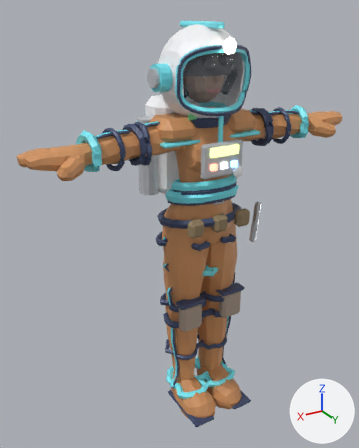
Renders of the glTF model assets/models/char_maya.glb from each side of a commit.
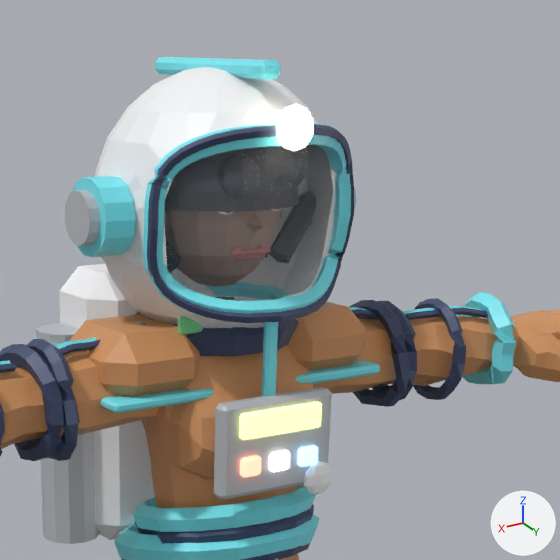
Each version is shown whole from a camera (50 mm lens) standing at (0.593, 0.919, 0.934) and looking at (0.034, -0.012, 0.468), then close up on the part from 35% to 90% of the width and 0% to 45% of the height. Lighting does not change. The marker at lower right points along +X, +Y and +Z. The older version's two pictures come first. Where no turn or scale is listed for an object, it has been applied to the vertices. Vertices at exactly the same position are counted once.

The older version as bpy lines, for what is in view:
```python
me_sphere = bpy.data.meshes.new('Sphere')
me_sphere.from_pydata(...)  # 400 vertices, 796 faces; spans x -0.091..0.091, y -0.079..0.104, z 0.711..0.909
me_sphere.materials.append(mat_maya_helm)  # white #f8f9fc
me_sphere_041 = bpy.data.meshes.new('Sphere.041')
me_sphere_041.from_pydata(...)  # a UV sphere (8 segments, 5 rings, poles along z) spanning x -0.0145..0.0145, y 0.1053..0.1255, z 0.8564..0.8868
me_sphere_041.materials.append(mat_lamp)  # pale yellow #fff9da, glowing pale yellow #fff9da
me_tube = bpy.data.meshes.new('tube')
me_tube.from_pydata(...)  # 280 vertices, 548 faces; spans x -0.109..0.109, y -0.056..0.112, z 0.74..0.913
me_tube.materials.append(mat_maya_trim)  # cyan #7cedf9
me_tube_001 = bpy.data.meshes.new('tube.001')
me_tube_001.from_pydata(...)  # 200 vertices, 400 faces; spans x -0.089..0.089, y 0.064..0.114, z 0.74..0.873
me_tube_001.materials.append(mat_dark)  # dark blue #3f4b6c
ob_head_dark = bpy.data.objects.new('Head_dark', me_tube_001)
ob_head_dark.location = (0.0, 0.0, 0.0)
ob_head_lamp = bpy.data.objects.new('Head_lamp', me_sphere_041)
ob_head_lamp.location = (0.0, 0.0, 0.0)
ob_head_maya_helm = bpy.data.objects.new('Head_maya_helm', me_sphere)
ob_head_maya_helm.location = (0.0, 0.0, 0.0)
ob_head_maya_trim = bpy.data.objects.new('Head_maya_trim', me_tube)
ob_head_maya_trim.location = (0.0, 0.0, 0.0)
# also in view: 'Chest_gray' at (0.0, 0.015, 0.63); 'LowerArm.R_dark' at (0.212, 0.029, 0.684); 'LowerArm.L_dark' at (-0.212, 0.029, 0.684); 'UpperArm.R_maya_suit' at (0.077, 0.028, 0.707); 'Chest_maya_trim' at (0.0, -0.007, 0.651)
```
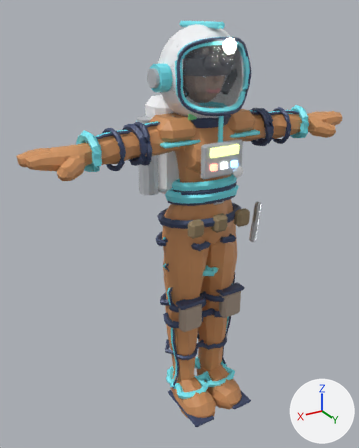
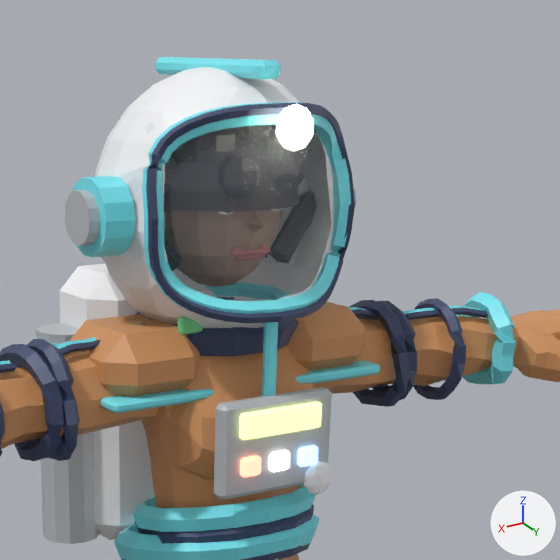
Location of each change, [x1, y1, x2, y2] in pixels of the close-ups (560 x 560 px; the box of a moved part takes in the faces that stretch with it):
'Head_maya_helm', reshaped
    before: [95, 67, 330, 328]
    after: [95, 67, 332, 328]
'Head_dark', reshaped (10% taller)
    before: [147, 124, 354, 323]
    after: [146, 103, 355, 323]
part 1 of me_tube_001, moved or reshaped
    before: [147, 124, 354, 316]
    after: [146, 103, 355, 315]
part 2 of me_sphere, moved or reshaped
    before: [124, 86, 330, 318]
    after: [124, 86, 332, 318]
part 3 of me_tube, moved or reshaped
    before: [143, 124, 351, 313]
    after: [142, 102, 351, 311]

Diff of the bpy script that builds the scene:
```diff
--- a/assets/models/char_maya.glb.py
+++ b/assets/models/char_maya.glb.py
@@ me_tube_001 @@
 # used by ob_head_dark; location = (0.0, 0.0, 0.0)
-me_tube_001.from_pydata(...)  # 200 vertices, 400 faces; spans x -0.089..0.089, y 0.064..0.114, z 0.74..0.873
+me_tube_001.from_pydata(...)  # 200 vertices, 400 faces; spans x -0.089..0.089, y 0.062..0.109, z 0.74..0.887
+# me_tube_001 part 1: 165 of 200 vertices moved; they spanned x -0.089..0.089, y 0.064..0.114, z 0.749..0.873 and now span x -0.089..0.089, y 0.062..0.103, z 0.75..0.887; mean shift (0.0, -0.005, 0.008); largest move (0.041, 0.104, 0.868) -> (0.041, 0.092, 0.881)
 me_tube_001.materials.append(mat_dark)
@@ me_sphere @@
 # used by ob_head_maya_helm; location = (0.0, 0.0, 0.0)
-me_sphere.from_pydata(...)  # 400 vertices, 796 faces; spans x -0.091..0.091, y -0.079..0.104, z 0.711..0.909
+me_sphere.from_pydata(...)  # 390 vertices, 776 faces; spans x -0.091..0.091, y -0.079..0.098, z 0.711..0.909
+# me_sphere part 2
+# 40 vertices are removed from x -0.074..0.075, y 0.046..0.104, z 0.76..0.88
+# 140 faces are deleted
+# 20 vertices move from x -0.079..0.079, y 0.046..0.091, z 0.757..0.88 to x -0.079..0.079, y 0.063..0.093, z 0.758..0.877
+# 30 vertices are added at x -0.075..0.075, y 0.046..0.073, z 0.76..0.869
+# 120 new faces join them
 me_sphere.materials.append(mat_maya_helm)
@@ me_tube @@
 # used by ob_head_maya_trim; location = (0.0, 0.0, 0.0)
-me_tube.from_pydata(...)  # 280 vertices, 548 faces; spans x -0.109..0.109, y -0.056..0.112, z 0.74..0.913
+me_tube.from_pydata(...)  # 280 vertices, 548 faces; spans x -0.109..0.109, y -0.056..0.106, z 0.74..0.913
+# me_tube part 3: 163 of 280 vertices moved; they spanned x -0.089..0.088, y 0.056..0.112, z 0.749..0.874 and now span x -0.089..0.088, y 0.054..0.101, z 0.75..0.887; mean shift (0.0, -0.005, 0.008); largest move (-0.041, 0.102, 0.866) -> (-0.041, 0.09, 0.879)
 me_tube.materials.append(mat_maya_trim)
```
